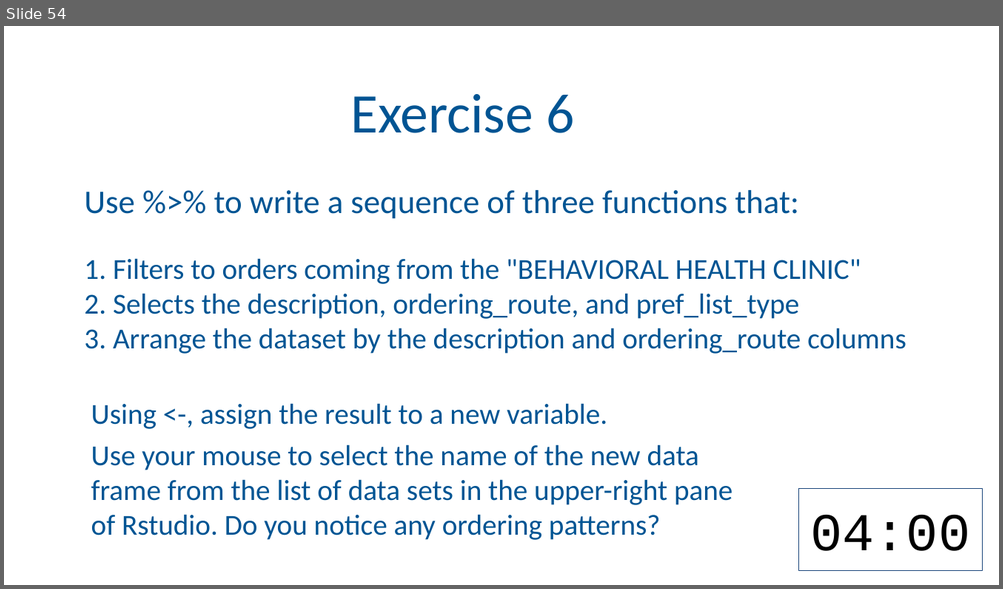
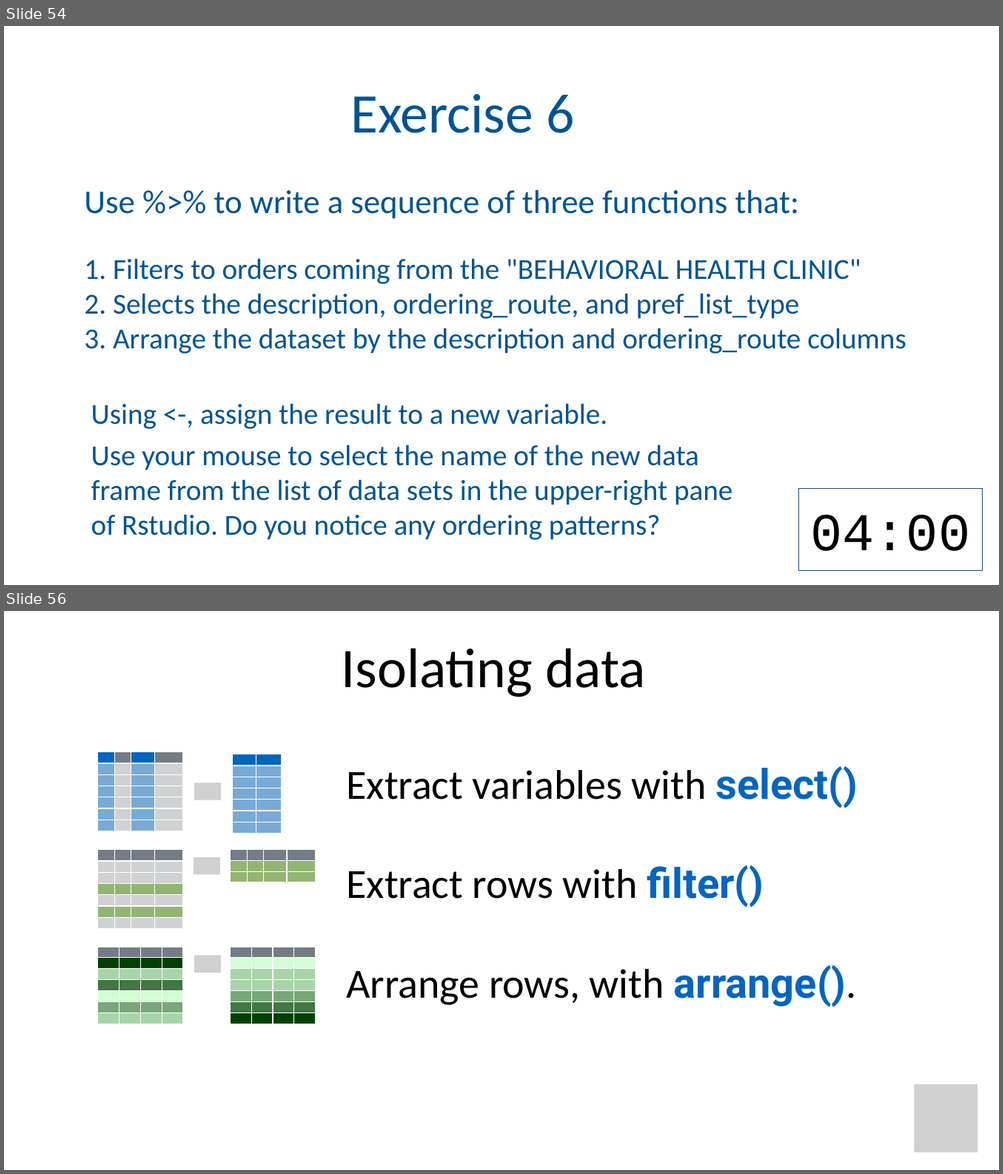
Before and after one commit to amromeo/api_r2020, a slide deck: 03 - Transform.pptx. Shown one above the other, each under a label of ours: slide 54 before the commit, slides 54 and 56 after it; the slides between them are not shown. The pictures are 1003x589 and 1003x1174 pixels, drawn with LibreOffice and Linux fonts; fonts in the diff are those of the drawing; grey boxes stand for pictures; background and template pictures are left out. Boxes give left, top, right and bottom in pixels: in the first picture for what was removed or moved away, otherwise in the second. Text is boxed around its words. In the diff, an @@ line names an element or a change of style, - is before the commit and + after.

```diff
--- a/03 - Transform.pptx
+++ b/03 - Transform.pptx
@@ slide 56 added at <box>4,611,999,1170</box>, background #FFFFFF @@
@@ title added at <box>341,648,646,697</box>, 54 pt, text #000000 @@
+Isolating data
@@ table added at <box>98,752,184,831</box>, 7 rows, 4 columns @@
+ |  |  | 
+ |  |  | 
+ |  |  | 
+ |  |  | 
+ |  |  | 
+ |  |  | 
+ |  |  | 
@@ table added at <box>233,755,282,833</box>, 7 rows, 2 columns @@
+ | 
+ | 
+ | 
+ | 
+ | 
+ | 
+ | 
@@ picture added at <box>194,783,221,800</box> @@
@@ text added at <box>346,766,858,1008</box>, 40 pt, text #000000 @@
+Extract variables with select()
+Extract rows with filter()
+Arrange rows, with arrange().
@@ table added at <box>98,850,184,929</box>, 7 rows, 4 columns @@
+ |  |  | 
+ |  |  | 
+ |  |  | 
+ |  |  | 
+ |  |  | 
+ |  |  | 
+ |  |  | 
@@ table added at <box>230,850,316,883</box>, 3 rows, 4 columns @@
+ |  |  | 
+ |  |  | 
+ |  |  | 
@@ picture added at <box>193,858,220,875</box> @@
@@ table added at <box>98,947,185,1025</box>, 7 rows, 4 columns @@
+ |  |  | 
+ |  |  | 
+ |  |  | 
+ |  |  | 
+ |  |  | 
+ |  |  | 
+ |  |  | 
@@ picture added at <box>194,956,221,973</box> @@
@@ table added at <box>230,947,316,1025</box>, 7 rows, 4 columns @@
+ |  |  | 
+ |  |  | 
+ |  |  | 
+ |  |  | 
+ |  |  | 
+ |  |  | 
+ |  |  | 
@@ picture added at <box>914,1085,978,1153</box> @@
```
Also in this commit, not shown: 1 slide changed, 9 other slides added.
